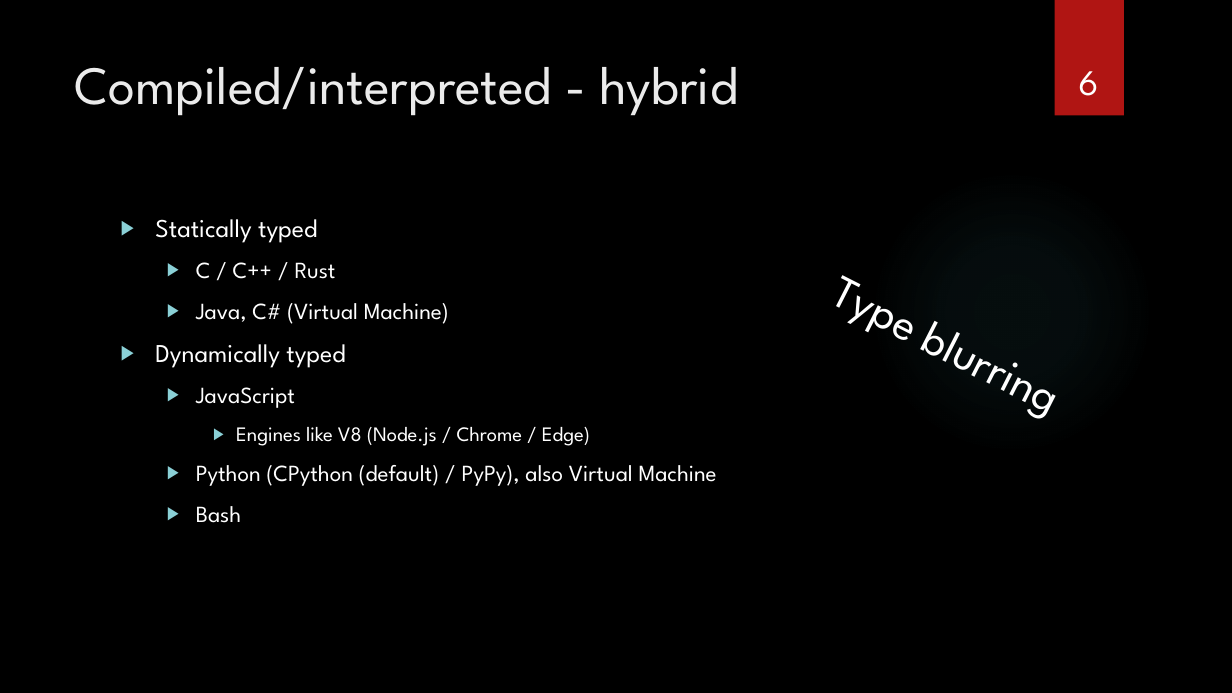
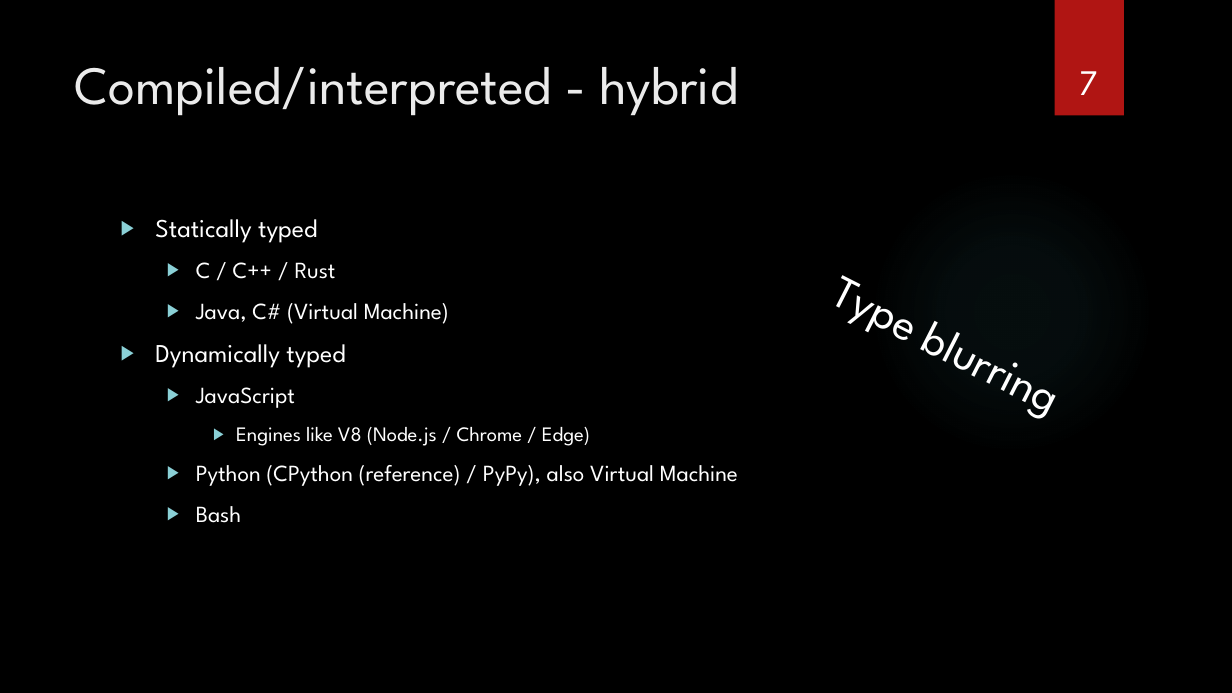
Before and after one commit to sebivenlo/esd-2024-jit-compiler, a slide deck: slide 7 of documents/presentation/presentation jit compiler.pptx (slide 6 before the commit). Drawn at 1232x693 pixels with LibreOffice and Linux fonts; fonts in the diff are those of the drawing; background and template pictures are left out. Boxes give left, top, right and bottom in pixels: in the first picture for what was removed or moved away, otherwise in the second. Text is boxed around its words. In the diff, an @@ line names an element or a change of style, - is before the commit and + after.

```diff
--- a/documents/presentation/presentation jit compiler.pptx
+++ b/documents/presentation/presentation jit compiler.pptx
@@ page number at (1079,71,1098,95): text changed @@
-6
+7
@@ text at (196,465,738,486): text changed @@
-  ▶ Python (CPython (default) / PyPy), also Virtual Machine
+  ▶ Python (CPython (reference) / PyPy), also Virtual Machine
```
Also in this commit, not shown: 1 other slide changed, 4 slides added, 2 slides removed.
